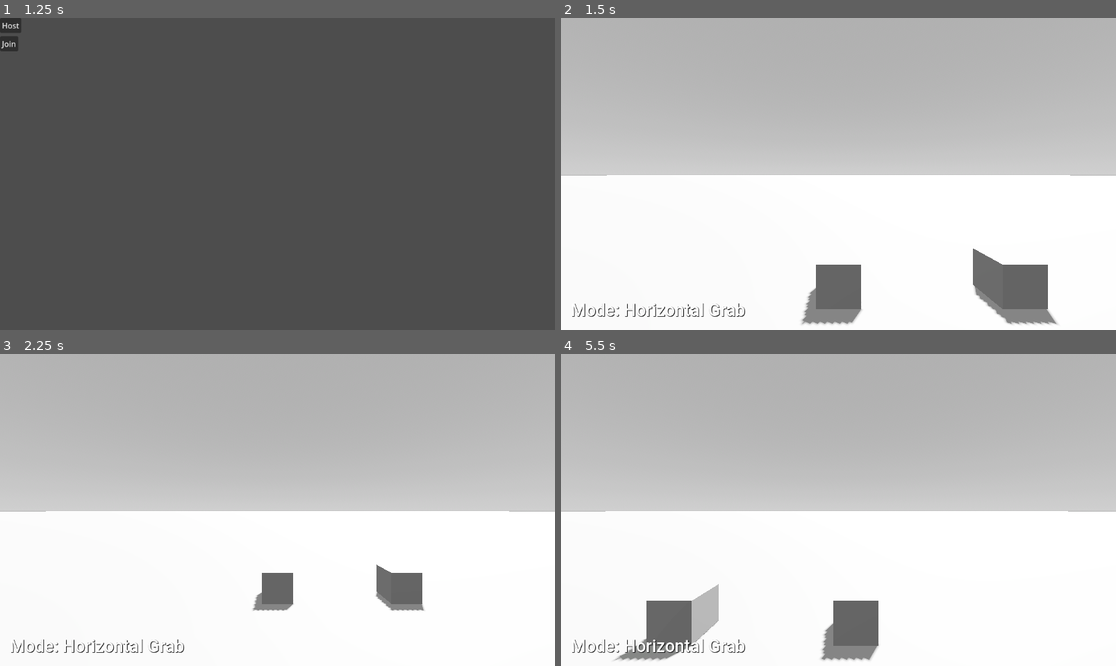
Above: before the commit, frames 1-4 (two rows, left to right).
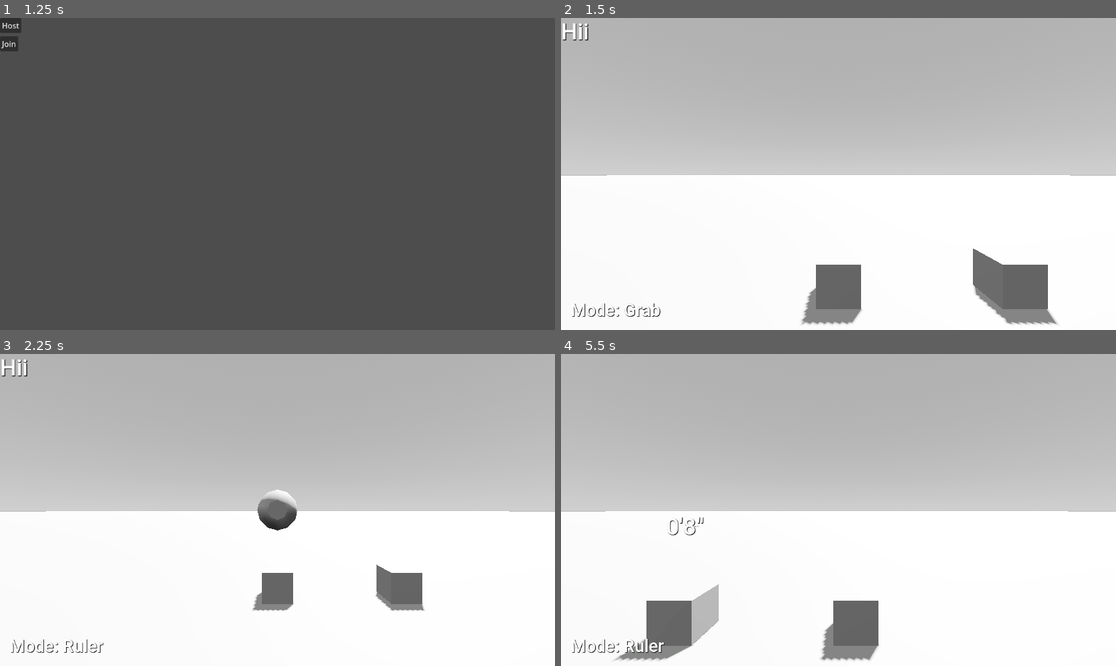
Above: after the commit, the same moments.

Repository: ktnlvr/table
Game: Godot game, scene res://scenes/base.tscn
Two runs of this game, one before a commit and one after it. Both use one fixed random seed, a clock stepped at 60 frames per second and the inputs below.
Inputs (mouse positions are in pixels of both pictures, inside the frame that each line leads up to):
- Up to frame 1 (1.25 s): tap Enter (Toggle Lock Height) at 0.5 s; move the mouse to (399, 158) at 0.52 s; press the mouse at (399, 158) at 0.53 s; hold D (Right) from 0.53 s (still down); tap Y (Next Mode, bound only after the commit) at 0.8 s
- Up to frame 2 (1.5 s): release D (Right) at 1.25 s; release the mouse at (960, 158) at 1.25 s; click "Host" at 1.25 s
- Up to frame 3 (2.25 s): tap Space at 2 s; move the mouse to (166, 525) at 2.02 s; hold S (Back) from 2.03 s (still down); tap Y (Next Mode, bound only after the commit) at 2.1 s
- Up to frame 4 (5.5 s): click (727, 525) at 2.3 s; move the mouse to (894, 441) at 2.77 s; release S (Back) at 2.78 s; hold D (Right) 2.78-3.53 s; hold Shift (Boost) 2.78-3.53 s; tap Y (Next Mode, bound only after the commit) at 3.05, 4.55 s; move the mouse to (810, 572) at 3.52 s; hold W (Forward) 3.53-4.28 s; click (810, 572) at 3.6 s; move the mouse to (1005, 556) at 4.27 s; hold A (Left) from 4.28 s (still down); tap F (Freeze) at 4.35 s; move the mouse to (672, 463) at 5.02 s; tap R (Reroll) at 5.1 s; click (672, 463) at 5.3 s

Frame 1 is identical in both runs. In frame 2, 0.4% of the frame differs, in the area x 0-34%, y 1-96%; in frame 3, 1.1%, in the area x 0-54%, y 1-96%; in frame 4, 0.5%.

Commit message:
Add a rudimentary ruler

Diff:
--- a/project.godot
+++ b/project.godot
@@ -77,6 +77,11 @@
 "events": [Object(InputEventKey,"resource_local_to_scene":false,"resource_name":"","device":-1,"window_id":0,"alt_press …(192 unchanged characters)…
 ]
 }
+"Next Mode"={
+"deadzone": 0.5,
+"events": [Object(InputEventKey,"resource_local_to_scene":false,"resource_name":"","device":-1,"window_id":0,"alt_pressed":false,"shift_pressed":false,"ctrl_pressed":false,"meta_pressed":false,"pressed":false,"keycode":0,"physical_keycode":89,"key_label":0,"unicode":121,"location":0,"echo":false,"script":null)
+]
+}
 
 [physics]
 
--- a/scenes/prefabs/player.tscn
+++ b/scenes/prefabs/player.tscn
@@ -36,3 +36,34 @@
 
 [node name="Network Body" type="CSGSphere3D" parent="."]
 cast_shadow = 0
+
+[node name="Ruler" type="Node3D" parent="."]
+transform = Transform3D(1, 0, 0, 0, 1, 0, 0, 0, 1, 0, 3, 5)
+top_level = true
+
+[node name="A" type="Marker3D" parent="Ruler"]
+
+[node name="Mesh" type="CSGSphere3D" parent="Ruler/A"]
+cast_shadow = 0
+radius = 0.2
+
+[node name="B" type="Marker3D" parent="Ruler"]
+
+[node name="Mesh" type="CSGSphere3D" parent="Ruler/B"]
+cast_shadow = 0
+radius = 0.2
+
+[node name="Rope" type="Node3D" parent="Ruler"]
+
+[node name="Mesh" type="CSGCylinder3D" parent="Ruler/Rope"]
+transform = Transform3D(1, 0, 0, 0, -4.37114e-08, -1, 0, 1, -4.37114e-08, 0, 0, 0)
+cast_shadow = 0
+radius = 0.075
+height = 1.0
+
+[node name="Label" type="Label" parent="Ruler"]
+offset_right = 40.0
+offset_bottom = 23.0
+theme = ExtResource("3_dw5ud")
+theme_override_font_sizes/font_size = 48
+text = "Hii"
--- a/scripts/controls/Controller.gd
+++ b/scripts/controls/Controller.gd
@@ -13,15 +13,20 @@
 var last_mouse_pos = Vector2.ZERO
 
 enum {
-	HORIZONTAL_GRAB,
+	MODE_GRAB,
+	MODE_RULER,
+	amount_of_modes
 }
 
 var locked_height = false
 var interact_with_frozen = false
 
-var mode = HORIZONTAL_GRAB
+var mode = MODE_GRAB
 var held_item: RigidBody3D = null
 var held_distance = 0
+
+var rulering = false
+var valid_ruler = false
 
 @export var active_miniature: Miniature
 
@@ -44,7 +49,7 @@
 	held_item.release_puppeteer.rpc()
 	held_item = null
 
-func _process_horizontal_grab(dt, raycast):
+func _process_grab(dt, raycast):
 	if held_item:
 		if not raycast:
 			return
@@ -63,13 +68,59 @@
 		if Input.is_action_just_pressed("Do"):
 			try_grab(raycast)
 
-func _process_mode(dt, hovered):
-	if mode == HORIZONTAL_GRAB:
-		_process_horizontal_grab(dt, hovered)
+func _process_ruler(dt: float, raycast):
+	var held = Input.is_action_pressed("Do")
+	if raycast and held:
+		$Ruler/B.global_position = raycast['position']
+
+	var a = $Ruler/A.global_position
+	var b = $Ruler/B.global_position
+	var distance = a.distance_to(b)
+
+	if valid_ruler or held:
+		var m = (a + b) / 2
+		var label_size = $Ruler/Label.size
+		var label_position = camera.unproject_position(m) - label_size / 2
+		var viewport_size = Vector2(get_viewport().size) - label_size
+		label_position.x = clamp(label_position.x, 0, viewport_size.x)
+		label_position.y = clamp(label_position.y, 0, viewport_size.y)
+		$Ruler/Label.global_position = label_position
+
+		$Ruler/Rope.global_position = m
+		if a == b:
+			return
+		$Ruler/Rope.look_at(a)
+		$Ruler/Rope/Mesh.scale.y = distance
+		var feet = floor(distance)
+		var decimals = distance - floor(distance)
+		var inch = round(decimals * 12)
+
+		$Ruler/Label.text = str(feet) + "'" + str(inch) + '"'
+
+	if Input.is_action_just_released("Do"):
+		if not raycast:
+			valid_ruler = false
+		else:
+			$Ruler/B.global_position = raycast['position']
+			valid_ruler = true
+
+	if not raycast:
+		return
+
+	if Input.is_action_just_pressed("Do"):
+		$Ruler/A.global_position = raycast['position']
+
+func _process_mode(dt, raycast):
+	if mode == MODE_GRAB:
+		_process_grab(dt, raycast)
+	if mode == MODE_RULER:
+		_process_ruler(dt, raycast)
 
 func _mode_to_str() -> String:
-	if mode == HORIZONTAL_GRAB:
-		return "Horizontal Grab"
+	if mode == MODE_GRAB:
+		return "Grab"
+	elif mode == MODE_RULER:
+		return "Ruler"
 	return "?????"
 
 func _update_status_text():
@@ -177,9 +228,14 @@
 func instantiate(at: Vector3):
 	var instance = load("res://data/miniatures/D6.tres").instantiate(self, at)
 
+func _handle_mode_switching():
+	if Input.is_action_just_pressed("Next Mode"):
+		mode = (mode + 1) % amount_of_modes
+
 func _process(dt: float) -> void:
 	if not is_multiplayer_authority():
 		return
+	_handle_mode_switching()
 	_update_status_text()
 	_handle_toggles()
 	_handle_movement(dt)
